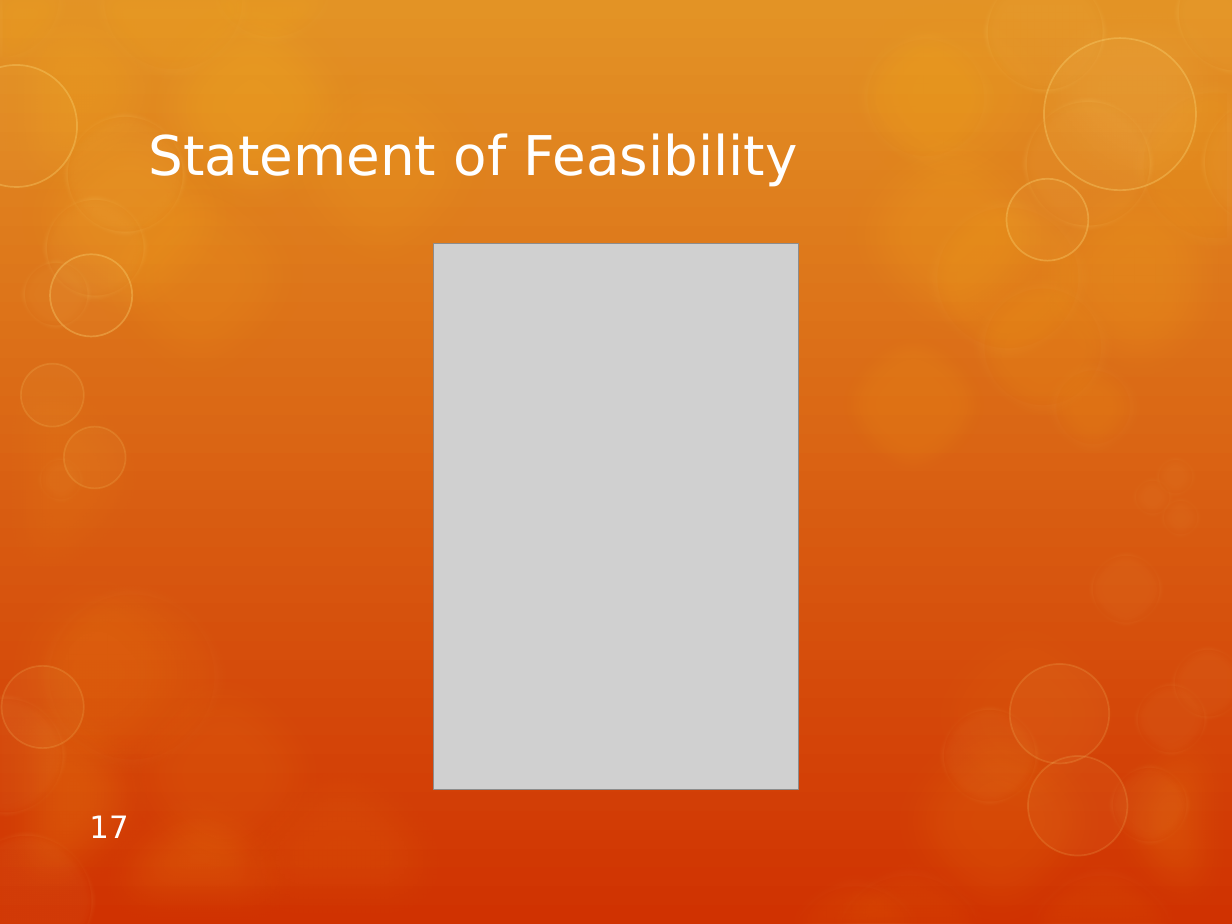
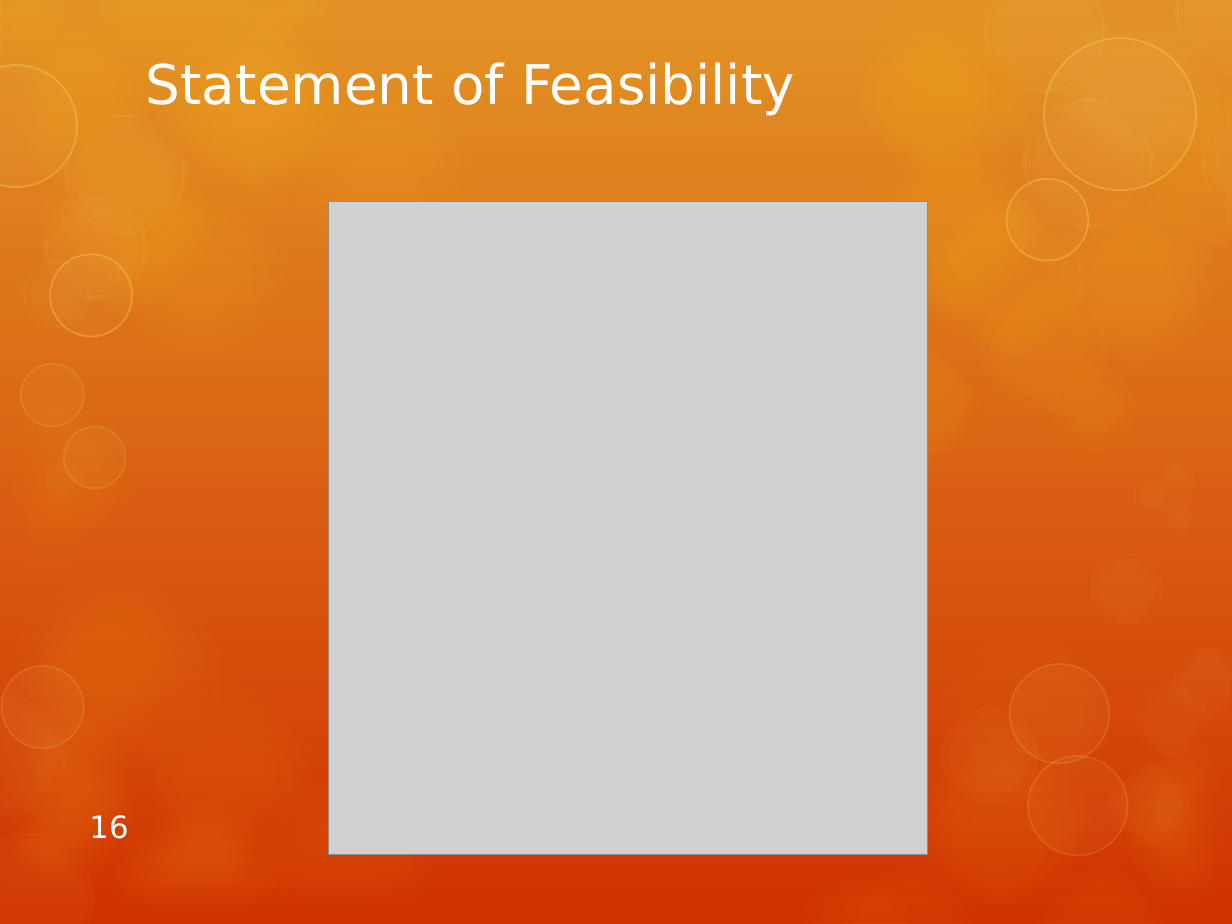
Before and after one commit to tcort/va2epr-tnc, a slide deck: slide 16 of documents/Project Proposal Presentation.pptx (slide 17 before the commit). Drawn at 1232x924 pixels with LibreOffice and Linux fonts; fonts in the diff are those of the drawing; grey boxes stand for pictures. Boxes give left, top, right and bottom in pixels: in the first picture for what was removed or moved away, otherwise in the second. Text is boxed around its words. In the diff, an @@ line names an element or a change of style, - is before the commit and + after.

```diff
--- a/documents/Project Proposal Presentation.pptx
+++ b/documents/Project Proposal Presentation.pptx
@@ title "Statement of Feasibility": place and size @@
-title "Statement of Feasibility" at (148, 133, 798, 186)
+title "Statement of Feasibility" at (146, 62, 795, 116)
@@ picture: place and size @@
-picture at (434, 244, 798, 790)
+picture at (329, 202, 928, 855)
@@ page number at (89, 815, 128, 839): text changed @@
-17
+16
```
Also in this commit, not shown: 9 other slides changed, 1 slide removed, 1 other file.
